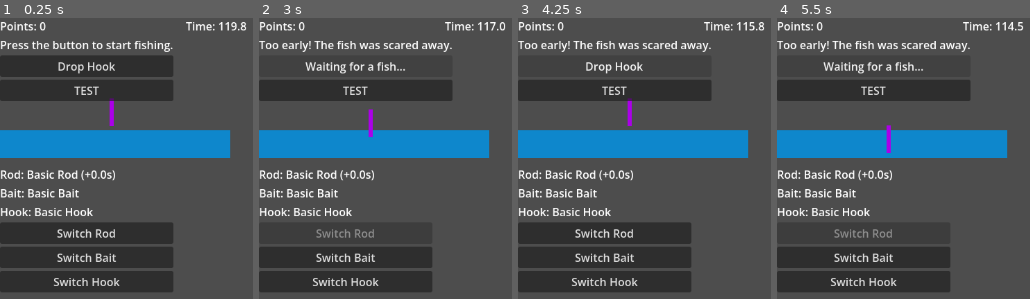
Above: before the commit, frames 1-4 (left to right).
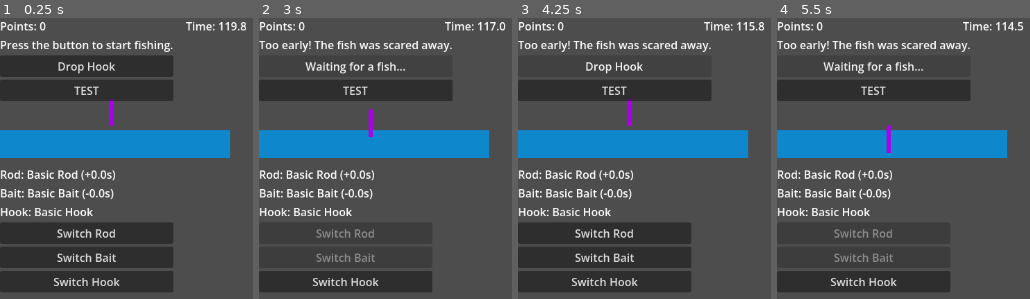
Above: after the commit, the same moments.

Repository: fehudma/godot_projects
Game: Godot game, scene res://Scenes/Main.tscn
Two runs of this game, one before a commit and one after it. Both use one fixed random seed, a clock stepped at 60 frames per second and the inputs below.
Inputs:
- Up to frame 1 (0.25 s): no input
- Up to frame 2 (3 s): click "Drop Hook" at 0.5 s; click "Waiting for a fish..." at 1.25 s; click "TEST" at 2 s; click "Drop Hook" at 2.75 s
- Up to frame 3 (4.25 s): click "Waiting for a fish..." at 3.5 s
- Up to frame 4 (5.5 s): click "TEST" at 4.25 s; click "Drop Hook" at 5 s

The runs differ from the first frame. In frame 1, 0.2% of the frame differs, in the area x 32-46%, y 60-65%; in frame 2, 0.5%, in the area x 22-46%, y 60-87%; in frame 3, 0.2%; in frame 4, 0.5%.

Commit message:
switch bate button now disables and enables when needed

Diff:
--- a/Scenes/main.gd
+++ b/Scenes/main.gd
@@ -21,12 +21,13 @@
 @onready var bait_label: Label = $EquipmentContainer/BaitLabel
 @onready var hook_label: Label = $EquipmentContainer/HookLabel
 @onready var switch_rod_button: Button = $EquipmentContainer/SwitchRodButton
+@onready var switch_bait_button: Button = $EquipmentContainer/SwitchBaitButton
 
 #============================CONSTs
 const STARTING_SCORE: int = 0
 const BASE_CATCH_TIME: float = 2.0
 const MIN_BITE_WAIT_TIME: float = 0.5
-const MAX_BITE_WAIT_TIME: float = 1.0
+const MAX_BITE_WAIT_TIME: float = 2.0
 #============================VARs
 #States
 enum FishingState {
@@ -86,9 +87,14 @@
 	"wait_time_reduction": 0.0
 }
 
-var test_bait: Dictionary = {
-	"name": "Test Bait",
+var fresh_bait: Dictionary = {
+	"name": "Fresh Bait",
 	"wait_time_reduction": 1.0
+}
+
+var premium_bait: Dictionary = {
+	"name": "Premium Bait",
+	"wait_time_reduction": 1.5
 }
 
 #Vars Hooks
@@ -149,7 +155,13 @@
 	+ str(equipped_rod["catch_time_bonus"])
 	+ "s)"
 	)
-	bait_label.text = "Bait: " + str(equipped_bait["name"])
+	bait_label.text = (
+	"Bait: "
+	+ str(equipped_bait["name"])
+	+ " (-"
+	+ str(equipped_bait["wait_time_reduction"])
+	+ "s)"
+	)
 	hook_label.text = "Hook: " + str(equipped_hook["name"])
 
 #
@@ -197,7 +209,8 @@
 	owned_rods.append(sturdy_rod)
 	owned_rods.append(reinforced_rod)
 	owned_baits.append(basic_bait)
-	owned_baits.append(test_bait)
+	owned_baits.append(fresh_bait)
+	owned_baits.append(premium_bait)
 	owned_hooks.append(basic_hook)
 	owned_hooks.append(test_hook)
 
@@ -224,6 +237,7 @@
 
 		fishing_state = FishingState.READY
 		switch_rod_button.disabled = false
+		switch_bait_button.disabled = false
 
 		last_caught_fish = choose_random_fish()
 		total_points = total_points + int(last_caught_fish["points"])
@@ -246,17 +260,22 @@
 		animation_player.play("hook_up")
 		fishing_state = FishingState.READY
 		switch_rod_button.disabled = false
+		switch_bait_button.disabled = false
 		status_label.text = "Too early! The fish was scared away."
 		action_button.text = "Drop Hook"
 		return
 
 	fishing_state = FishingState.WAITING_FOR_BITE
 	switch_rod_button.disabled = true
+	switch_bait_button.disabled = true
 	action_button.text = "Waiting for a fish..."
 	animation_player.play("hook_down")
 	hook_drop_sound.play()
 
-	var wait_time: float = randf_range(MIN_BITE_WAIT_TIME, MAX_BITE_WAIT_TIME)
+	var wait_time: float = randf_range(
+	get_min_bite_wait_time(),
+	get_max_bite_wait_time()
+	)
 	bite_timer.start(wait_time)
 
 #============================SIGNALS
@@ -282,6 +301,7 @@
 	animation_player.play("hook_up")
 	fishing_state = FishingState.READY
 	switch_rod_button.disabled = false
+	switch_bait_button.disabled = false
 
 	status_label.text = "The fish escaped!"
 	action_button.text = "Drop Hook"
@@ -295,6 +315,7 @@
 	fade_out_fish_bite_sound()
 	fishing_state = FishingState.READY
 	action_button.disabled = true
+	switch_bait_button.disabled = true
 	status_label.text = "The session is over"
 
 func _on_switch_rod_button_pressed() -> void:
@@ -314,7 +335,7 @@
 
 	equip_bait(owned_baits[selected_bait_index])
 
-
+#
 func _on_switch_hook_button_pressed() -> void:
 	selected_hook_index += 1
 
@@ -323,8 +344,22 @@
 
 	equip_hook(owned_hooks[selected_hook_index])
 
+#
+func get_min_bite_wait_time() -> float:
+	return max(
+		MIN_BITE_WAIT_TIME - get_bait_wait_time_reduction(),
+		0.1
+	)
+
+#
+func get_max_bite_wait_time() -> float:
+	return max(
+		MAX_BITE_WAIT_TIME - get_bait_wait_time_reduction(),
+		0.1
+	)
 #============================TEST BUTTON
 func _on_test_button_pressed() -> void:
 	#print("Session timer started: ", session_timer.time_left)
 	print("***")
-	print(get_bait_wait_time_reduction())
+	print(get_min_bite_wait_time())
+	print(get_max_bite_wait_time())
